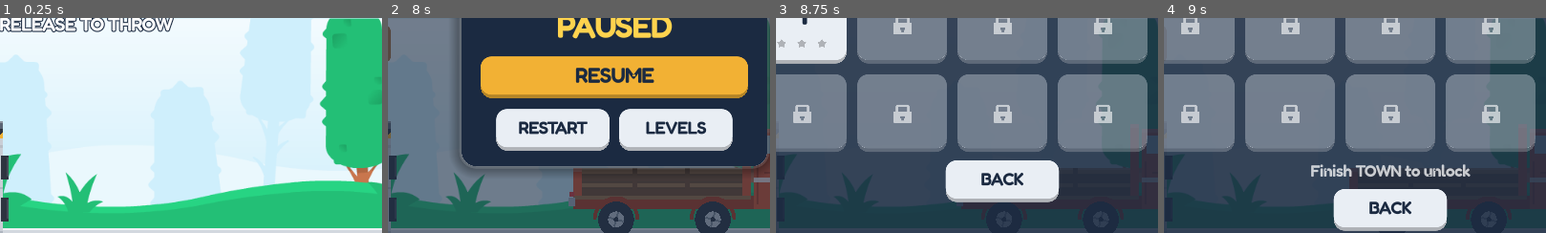
Above: before the commit, frames 1-4 (left to right).
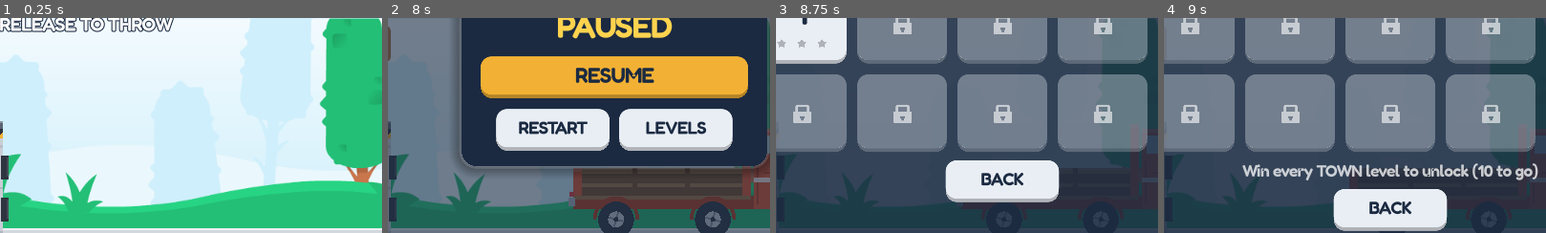
Above: after the commit, the same moments.

Repository: shaharFranses/flick-freight
Game: Godot game, scene res://scenes/main.tscn
Two runs of this game, one before a commit and one after it. Both use one fixed random seed, a clock stepped at 60 frames per second and the inputs below.
Inputs (mouse positions are % of the whole screen's width and height, from its top left):
- Up to frame 1 (0.25 s): no input
- Up to frame 2 (8 s): click (96, 6) at 0.5 s; click "RESTART" at 1.25 s; click (96, 6) at 2 s; click "RESTART" at 2.75 s; click (96, 6) at 3.5 s; click "RESTART" at 4.25 s; tap Enter at 5 s; move the mouse to (72, 45) at 5.02 s; tap P at 5.1, 7.35 s; click (72, 45) at 5.17 s; click "RESUME" at 5.75 s; drag from (30, 55) to (45, 70) at 6.52 s; move the mouse to (60, 28) at 7.27 s; click (60, 28) at 7.42 s
- Up to frame 3 (8.75 s): click "LEVELS" at 8 s
- Up to frame 4 (9 s): click (76, 21) at 8.77 s
The pictures show only the part of the screen within x 20-70%, y 36-86%; the shares and areas given below are measured in that part.

Frames 1-3 are identical in both runs. In frame 4, 2.5% of the frame differs, in the area x 20-98%, y 67-76%.

Commit message:
Worlds unlock once every level of the previous world is won
- A world opens when every level of the world before it (Act I and Act II)
  has at least one star. Replaces the star-total gates on Downtown (90),
  Construction (120) and Sky Port (150), and the Act I-only rule.
- No one gets locked out: a level you've won stays open, and a world you
  already have a win in stays open (older saves opened it under the old rules).
- Locked world page now says "Win every <WORLD> level to unlock (N to go)".
- save_test: checks the new world rule for every world; the in-world chain
  for levels 1-40 is unchanged.

Co-Authored-By: Claude Opus 5.5 <noreply@anthropic.com>
Claude-Session: https://claude.ai/code/session_01FBTEVX47moJjHexMP4xqEv

Diff:
--- a/scripts/levels.gd
+++ b/scripts/levels.gd
@@ -44,8 +44,8 @@
 ## Level IDs: a level's ID is its index in DATA and never changes (saves are keyed by it).
 ## New levels are only ever appended to DATA. The order players meet them in is separate:
 ## world by world in WORLD_ORDER, each world's Act I then its Act II ("act": 2).
-## A world with "unlock_stars" opens at that star total; otherwise once the world before it
-## (in WORLD_ORDER) has its Act I done.
+## A world opens once every level of the world before it (in WORLD_ORDER), Act I and Act II,
+## has been won at least once.
 
 const WORLDS = [
 	{"name": "TOWN", "bg": "res://art/v2/bg/bg_town.png", "tint": Color(1, 1, 1), "bridge": "stone", "icon": "moto"},
@@ -54,12 +54,9 @@
 	{"name": "HARBOR", "backdrop": "harbor", "tint": Color(1, 1, 1), "bridge": "steel", "music": "res://audio/v2/music_harbor.ogg", "icon": "ferry"},
 	{"name": "SNOW", "backdrop": "snow", "tint": Color(1, 1, 1), "bridge": "snow_rock", "music": "res://audio/v2/music_snow.ogg", "icon": "lift"},
 	{"name": "FREIGHT YARD", "backdrop": "yard", "tint": Color(1, 1, 1), "bridge": "steel", "music": "res://audio/v2/music_yard.ogg", "icon": "flatcar"},
-	{"name": "SKY PORT", "backdrop": "sky", "tint": Color(1, 1, 1), "bridge": "steel", "music": "res://audio/v2/music_sky.ogg", "icon": "heli",
-		"unlock_stars": 150},
-	{"name": "DOWNTOWN", "backdrop": "city", "tint": Color(1, 1, 1), "bridge": "stone", "music": "res://audio/v2/music_city.ogg", "icon": "mailvan",
-		"unlock_stars": 90},
-	{"name": "CONSTRUCTION", "backdrop": "site", "tint": Color(1, 1, 1), "bridge": "steel", "music": "res://audio/v2/music_site.ogg", "icon": "crane",
-		"unlock_stars": 120},
+	{"name": "SKY PORT", "backdrop": "sky", "tint": Color(1, 1, 1), "bridge": "steel", "music": "res://audio/v2/music_sky.ogg", "icon": "heli"},
+	{"name": "DOWNTOWN", "backdrop": "city", "tint": Color(1, 1, 1), "bridge": "stone", "music": "res://audio/v2/music_city.ogg", "icon": "mailvan"},
+	{"name": "CONSTRUCTION", "backdrop": "site", "tint": Color(1, 1, 1), "bridge": "steel", "music": "res://audio/v2/music_site.ogg", "icon": "crane"},
 ]
 
 ## Display / play order of the worlds (indices into WORLDS).
@@ -558,6 +555,8 @@
 
 
 static func unlocked(i: int) -> bool:
+	if SaveData.stars(i) > 0:
+		return true  # a level you've won never locks again
 	var w: int = DATA[i].world
 	var act = act_of(i)
 	var same: Array = []
@@ -577,12 +576,16 @@
 	var wk = WORLD_ORDER.find(w)
 	if wk <= 0:
 		return true
-	if WORLDS[w].has("unlock_stars"):
-		return SaveData.total_stars() >= WORLDS[w].unlock_stars
-	if DATA[i].world <= 5 and i > 0 and DATA[i - 1].get("act", 1) == 1:
-		return SaveData.stars(i - 1) > 0  # the original 40 levels: one chain, as before
-	for j in levels_in_world_ordered(WORLD_ORDER[wk - 1]):
-		if act_of(j) == 1 and SaveData.stars(j) == 0:
+	for j in levels_in_world_ordered(w):
+		if SaveData.stars(j) > 0:
+			return true  # already playing this world (older saves opened it under the old rules)
+	return world_complete(WORLD_ORDER[wk - 1])
+
+
+## Every level of world w won at least once.
+static func world_complete(w: int) -> bool:
+	for j in levels_in_world_ordered(w):
+		if SaveData.stars(j) == 0:
 			return false
 	return true
 
--- a/scripts/screens.gd
+++ b/scripts/screens.gd
@@ -255,9 +255,9 @@
 	for i in ids:
 		grid.add_child(_level_tile(i, compact))
 	if not ids.is_empty() and not SaveData.unlocked(ids[0]) and wk > 0:
-		var msg = "Finish %s to unlock" % Levels.WORLDS[Levels.WORLD_ORDER[wk - 1]].name
-		if Levels.WORLDS[w].has("unlock_stars"):
-			msg = "Collect %d stars to unlock (you have %d)" % [Levels.WORLDS[w].unlock_stars, SaveData.total_stars()]
+		var before = Levels.WORLD_ORDER[wk - 1]
+		var left = Levels.levels_in_world_ordered(before).filter(func(j): return SaveData.stars(j) == 0).size()
+		var msg = "Win every %s level to unlock (%d to go)" % [Levels.WORLDS[before].name, left]
 		_levels_page.add_child(_title(msg, 26, Color(1, 1, 1, 0.75)))
 
 
--- a/tools/save_test.gd
+++ b/tools/save_test.gd
@@ -1,7 +1,8 @@
 extends SceneTree
 ## Save compatibility (docs/EXPANSION_PLAN_2.md §1.3): saves are keyed by level ID (index in
-## Levels.DATA). For old saves, levels 1-40 must unlock exactly as under the old rule
-## ("level 0, or the level before has a star").
+## Levels.DATA). For old saves, levels 1-40 inside a world unlock as under the old rule
+## ("level 0, or the level before has a star"), a won level never locks, and a world opens
+## once every level of the world before it is won (or the player already won one of its levels).
 ##   godot --headless -s res://tools/save_test.gd
 
 const OLD := 40
@@ -25,7 +26,15 @@
 			SaveData._cfg.set_value("stars", str(i), s[i])
 		for i in OLD:
 			cases += 1
-			var old_rule = i == 0 or SaveData.stars(i - 1) > 0
+			# inside a world, levels 1-40 still chain like the old rule; a level you've won is
+			# always open. (World starts follow the world rule, checked below.)
+			var w_first = Levels.levels_in_world_ordered(Levels.DATA[i].world)[0] == i
+			if (w_first and i > 0) or i in Levels.RETIRED:
+				continue
+			var prev = i - 1
+			while prev in Levels.RETIRED:
+				prev -= 1  # retired levels drop out of the chain
+			var old_rule = i == 0 or SaveData.stars(prev) > 0 or SaveData.stars(i) > 0
 			if SaveData.unlocked(i) != old_rule:
 				fails += 1
 				print("SAVE: level %d unlocked=%s, old rule says %s (save %s)" % [i + 1, SaveData.unlocked(i), old_rule, s])
@@ -33,6 +42,21 @@
 		for i in s:
 			if SaveData.stars(i) != s[i]:
 				fails += 1
+	# world rule: the next world opens only when every level of the one before is won
+	for wk in range(1, Levels.WORLD_ORDER.size()):
+		var prev: Array = Levels.levels_in_world_ordered(Levels.WORLD_ORDER[wk - 1])
+		var first: int = Levels.levels_in_world_ordered(Levels.WORLD_ORDER[wk])[0]
+		SaveData._cfg = ConfigFile.new()
+		for j in prev.slice(0, prev.size() - 1):
+			SaveData._cfg.set_value("stars", str(j), 1)
+		cases += 2
+		if SaveData.unlocked(first):
+			fails += 1
+			print("SAVE: world %d opened with one level of the world before still unwon" % wk)
+		SaveData._cfg.set_value("stars", str(prev[-1]), 1)
+		if not SaveData.unlocked(first):
+			fails += 1
+			print("SAVE: world %d still locked after every level of the world before was won" % wk)
 	# IDs 1-40 still play in their original order
 	var order = Levels.order()
 	var kept = range(OLD).filter(func(i): return not i in Levels.RETIRED)
Not shown, changed: README.md
